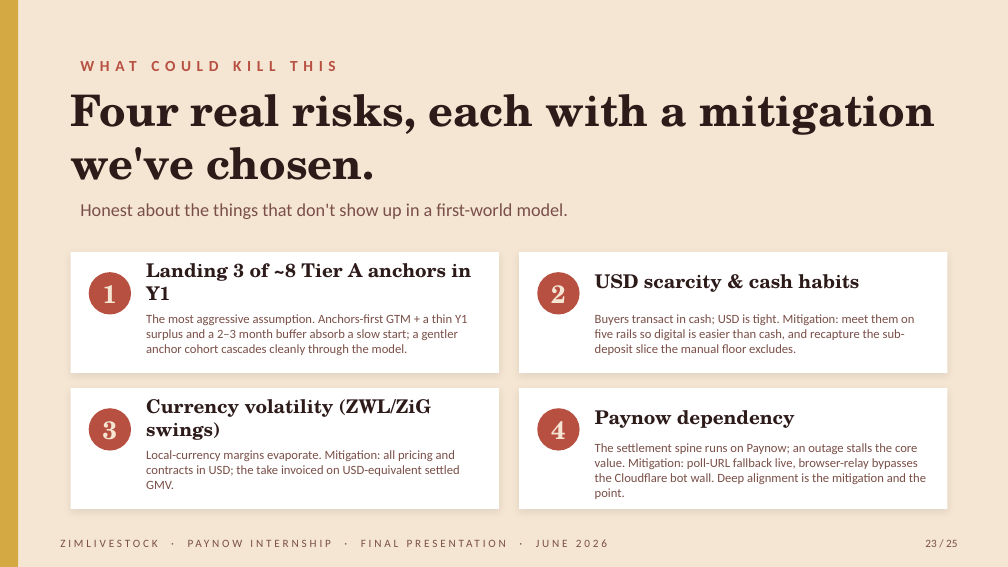
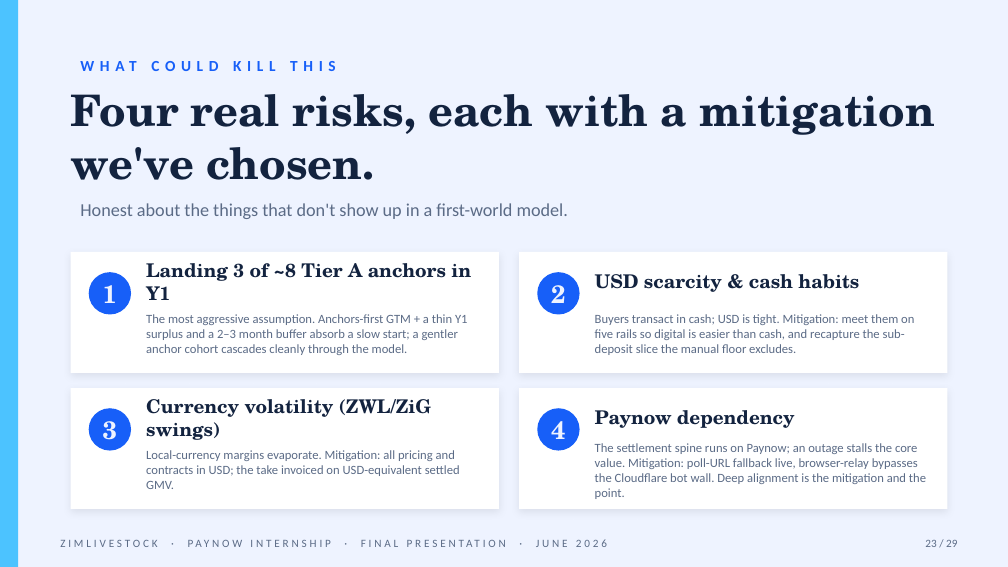
Before and after one commit to muudzo/livestockl, a slide deck: slide 23 of deliverables/internship-return/zimlivestock-final-presentation.pptx. Drawn at 1008x567 pixels with LibreOffice and Linux fonts; fonts in the diff are those of the drawing. Boxes give left, top, right and bottom in pixels: in the first picture for what was removed or moved away, otherwise in the second. Text is boxed around its words. In the diff, an @@ line names an element or a change of style, - is before the commit and + after.

```diff
--- a/deliverables/internship-return/zimlivestock-final-presentation.pptx
+++ b/deliverables/internship-return/zimlivestock-final-presentation.pptx
@@ background #F5E6D3 to #EEF3FF @@
@@ rectangle at <box>0,0,18,566</box>: fill #D4A843 to #4CC3FF @@
@@ text "WHAT COULD KILL THIS" at <box>80,61,336,71</box>: text colour #B85042 to #175FF8 @@
@@ text colour #F5E6D3 to #EEF3FF in 4 elements at <box>103,285,117,303</box>, <box>551,285,565,303</box>, <box>103,421,117,440</box>, <box>551,421,565,439</box> @@
@@ fill #B85042 to #175FF8 in 4 elements at <box>89,272,131,314</box>, <box>537,272,580,314</box>, <box>89,408,131,451</box>, <box>537,408,580,451</box> @@
@@ text colour #2D1B1A to #13233F in 5 elements at <box>71,94,935,180</box>, <box>146,263,471,300</box>, <box>595,274,859,292</box>, <box>146,399,431,440</box>, <box>595,410,795,428</box> @@
@@ text colour #7A4F47 to #5B6B86 in 6 elements at <box>80,203,568,219</box>, <box>146,314,468,355</box>, <box>595,314,914,355</box>, <box>146,450,460,489</box>, <box>595,443,926,499</box>, <box>60,539,607,547</box> @@
@@ text at <box>925,540,957,547</box>: text changed; text colour #7A4F47 to #5B6B86 @@
-23 / 25
+23 / 29
```
Also in this commit, not shown: 24 other slides changed, 4 slides added, 1 other file.
